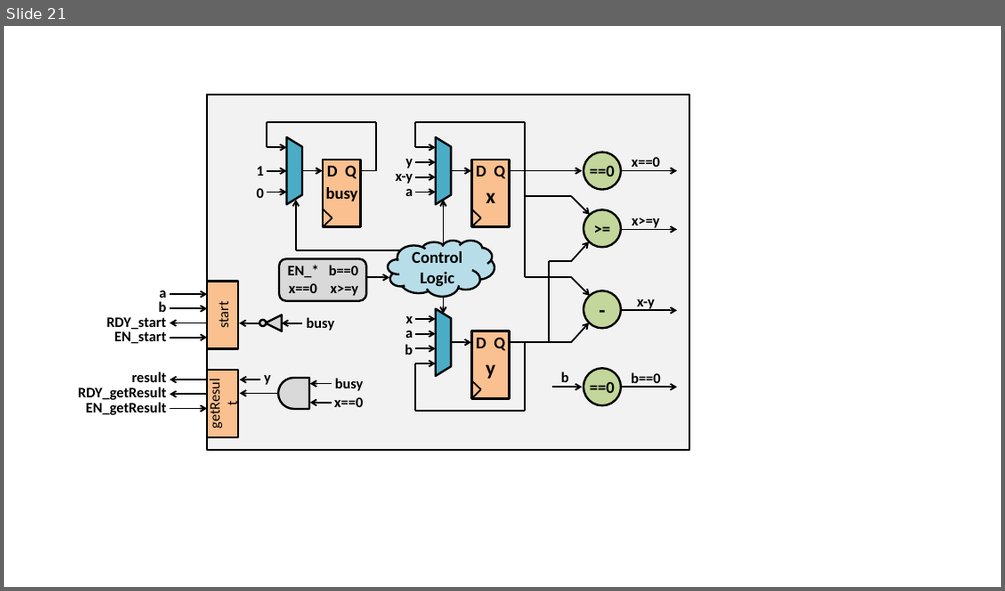
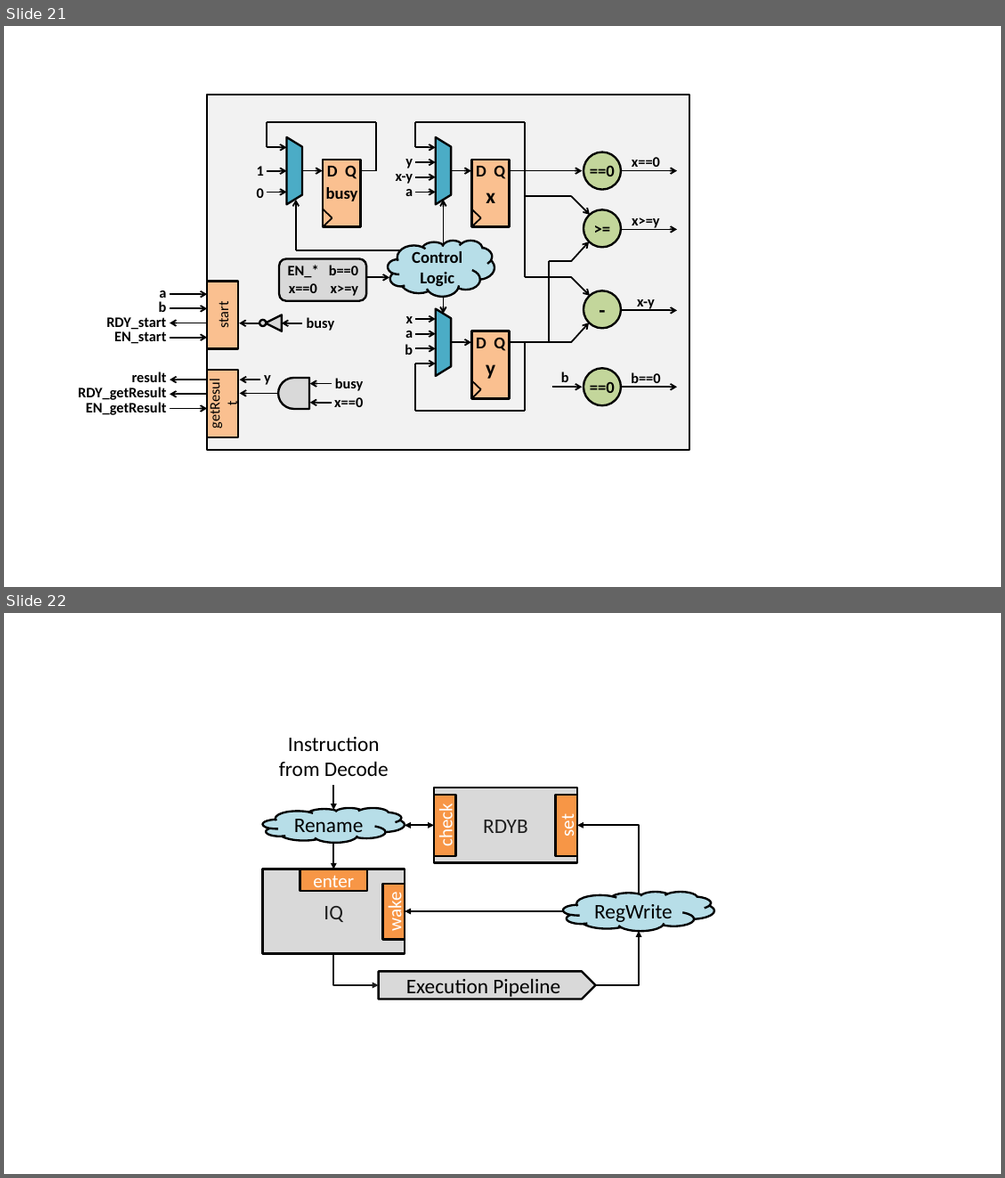
Before and after one commit to sizhuo-zhang/Micro_Top_Picks_2018, a slide deck: figs/riscy_figures.pptx. Shown one above the other, each under a label of ours: slide 21 before the commit, slides 21 and 22 after it. The pictures are 1005x591 and 1005x1178 pixels, drawn with LibreOffice and Linux fonts; fonts in the diff are those of the drawing. Boxes give left, top, right and bottom in pixels: in the first picture for what was removed or moved away, otherwise in the second. Text is boxed around its words. In the diff, an @@ line names an element or a change of style, - is before the commit and + after.

```diff
--- a/figs/riscy_figures.pptx
+++ b/figs/riscy_figures.pptx
@@ slide 22 added at (4, 613, 1001, 1174), background #FFFFFF @@
@@ group added at (263, 737, 714, 999): 6 rectangles, 3 arrows, 3 elbow arrows, 2 clouds, 1 double arrow, 1 text, 1 pentagon arrow @@
+RegWrite
+Rename
+Instruction from Decode
+Execution Pipeline
+IQ
+enter
+wake
+RDYB
+check
+set
```
Also in this commit, not shown: 1 other slide added, 5 other files.
